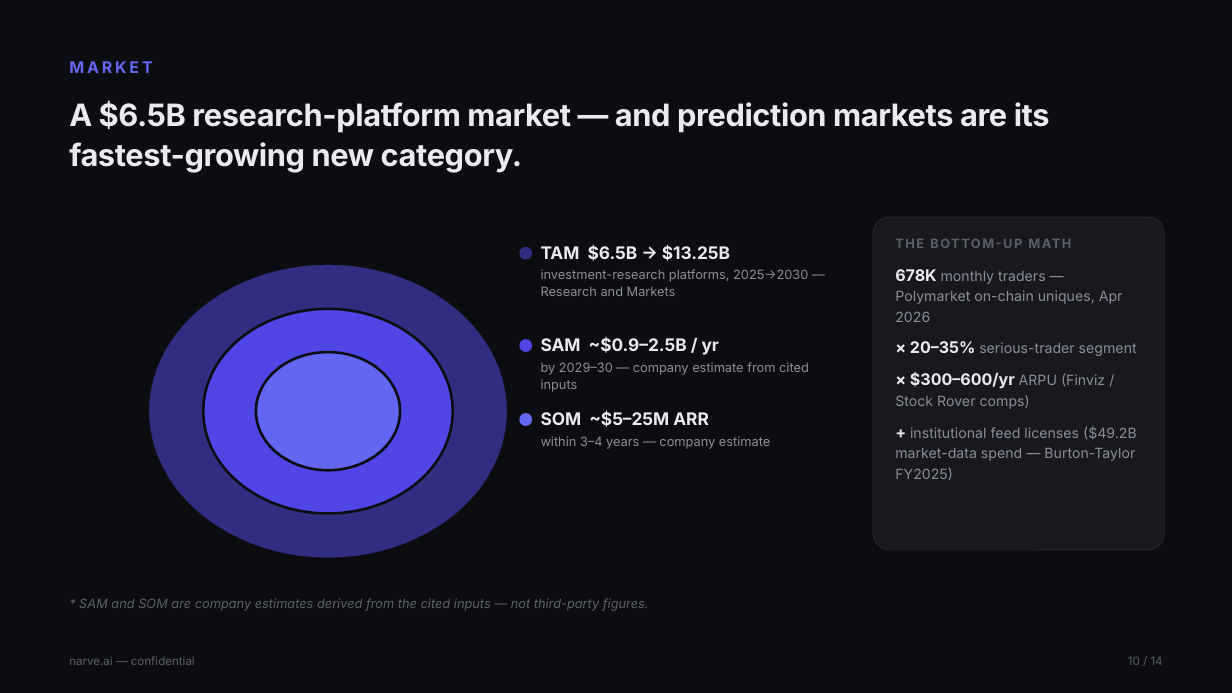
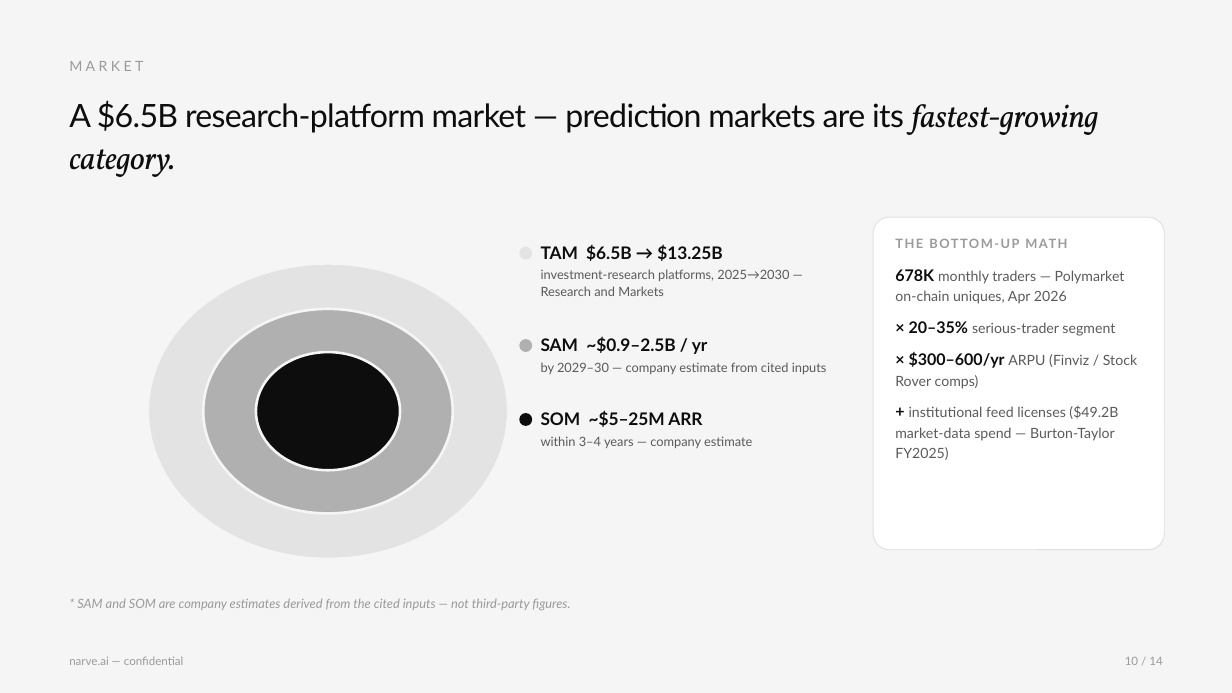
Before and after one commit to Jhabbig/Habbig, a slide deck: slide 10 of pitch-deck/narve-pitch-deck.pptx. Drawn at 1232x693 pixels with LibreOffice and Linux fonts; fonts in the diff are those of the drawing. Boxes give left, top, right and bottom in pixels: in the first picture for what was removed or moved away, otherwise in the second. Text is boxed around its words. In the diff, an @@ line names an element or a change of style, - is before the commit and + after.

```diff
--- a/pitch-deck/narve-pitch-deck.pptx
+++ b/pitch-deck/narve-pitch-deck.pptx
@@ rectangle at <box>0,0,1232,693</box>: fill #0C0D10 to #F5F5F5 @@
@@ text "MARKET" at <box>69,61,143,71</box>: size 12.5 to 11 pt, font Inter to Lato, text colour #6366F1 to #9A9A9A, letter spacing 2.2 to 2.6 pt, bold off @@
@@ text at <box>69,100,1098,177</box>: text changed; size 24 to 25 pt; font Inter to Lato; text colour #EBEBEF to #0D0D0D; bold off @@
-A $6.5B research-platform market — and prediction markets are its fastest-growing new category.
+A $6.5B research-platform market — prediction markets are its fastest-growing category.
@@ rounded rectangle at <box>873,217,1165,550</box>: fill #18191E to #FFFFFF; outline #24252C 0.75 pt to #E0E0E0 0.75 pt @@
@@ text "THE BOTTOM-UP MATH" at <box>895,269,1137,460</box>: font Inter to Lato; text colour #5C5E6A to #9A9A9A in "THE BOTTOM-UP MATH"; text colour #EBEBEF to #0D0D0D in "678K", "× 20–35%", "× $300–600/yr", "+"; text colour #8B8D98 to #5A5A5A in "monthly traders — Polymarket on-chain uniques, Apr ...", "serious-trader segment", "ARPU (Finviz / Stock Rover comps)", "institutional feed licenses ($49.2B market-data spend — ..." @@
@@ ellipse at <box>148,263,508,559</box>: fill #312E81 to #E3E3E3; outline #0C0D10 2 pt to #F5F5F5 2 pt @@
@@ ellipse at <box>519,247,532,260</box>: fill #312E81 to #E3E3E3 @@
@@ text "TAM $6.5B → $13.25B" at <box>541,244,789,296</box>: font Inter to Lato; text colour #EBEBEF to #0D0D0D in "TAM $6.5B → $13.25B"; text colour #8B8D98 to #5A5A5A in "investment-research platforms, 2025→2030 — Research and Mark ..." @@
@@ ellipse at <box>203,309,453,513</box>: fill #4F46E5 to #B0B0B0; outline #0C0D10 2 pt to #F5F5F5 2 pt @@
@@ ellipse at <box>256,352,400,470</box>: fill #6366F1 to #0D0D0D; outline #0C0D10 2 pt to #F5F5F5 2 pt @@
@@ ellipse at <box>519,339,532,352</box>: fill #4F46E5 to #B0B0B0 @@
@@ text "SAM ~$0.9–2.5B / yr" at <box>541,337,827,374</box>: font Inter to Lato; text colour #EBEBEF to #0D0D0D in "SAM ~$0.9–2.5B / yr"; text colour #8B8D98 to #5A5A5A in "by 2029–30 — company estimate from cited ..." @@
@@ ellipse at <box>519,413,532,426</box>: fill #6366F1 to #0D0D0D @@
@@ text "SOM ~$5–25M ARR" at <box>541,411,752,448</box>: font Inter to Lato; text colour #EBEBEF to #0D0D0D in "SOM ~$5–25M ARR"; text colour #8B8D98 to #5A5A5A in "within 3–4 years — company estimate" @@
@@ font Inter to Lato, text colour #5C5E6A to #9A9A9A in 3 elements at <box>69,656,183,665</box>, <box>1125,657,1162,665</box>, <box>77,599,570,610</box> @@
```
Also in this commit, not shown: 13 other slides changed, 1 other file.
